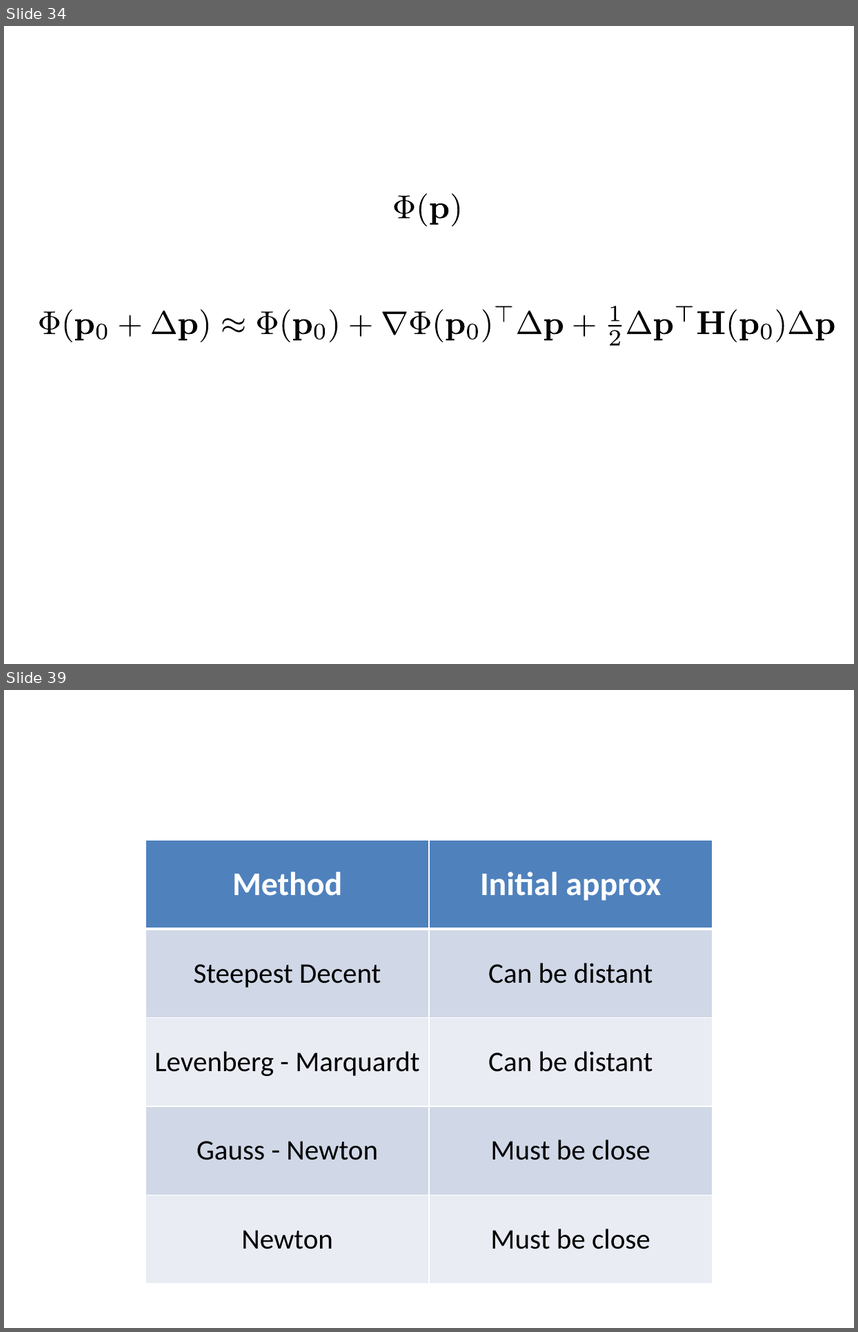
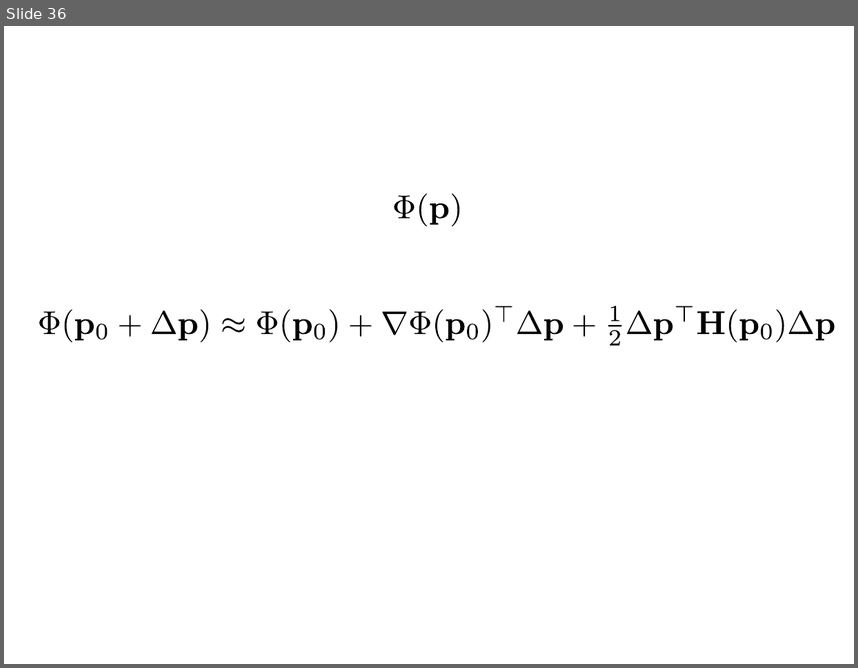
Before and after one commit to birocoles/Disciplina-metodos-computacionais, a slide deck: Content/Nonlinear_methods.odp. Shown one above the other, each under a label of ours: slides 34 and 39 before the commit, slide 36 after it; the slides between them are not shown. The pictures are 858x1332 and 858x668 pixels, drawn with LibreOffice and Linux fonts; fonts in the diff are those of the drawing. Boxes give left, top, right and bottom in pixels: in the first picture for what was removed or moved away, otherwise in the second. Text is boxed around its words. In the diff, an @@ line names an element or a change of style, - is before the commit and + after.

Commit message:
nonlinear methods

```diff
--- a/Content/Nonlinear_methods.odp
+++ b/Content/Nonlinear_methods.odp
@@ slide 39 removed at (x1=4, y1=690, x2=854, y2=1328), background #FFFFFF @@
@@ table removed at (x1=146, y1=840, x2=712, y2=1283), 5 rows, 2 columns @@
-Method | Initial approx
-Steepest Decent | Can be distant
-Levenberg - Marquardt | Can be distant
-Gauss - Newton | Must be close
-Newton | Must be close
@@ what was slide 34 is now slide 36 @@
```
Also in this commit, not shown: 3 slides changed, 3 slides added, 3 other slides removed, 11 other files.
